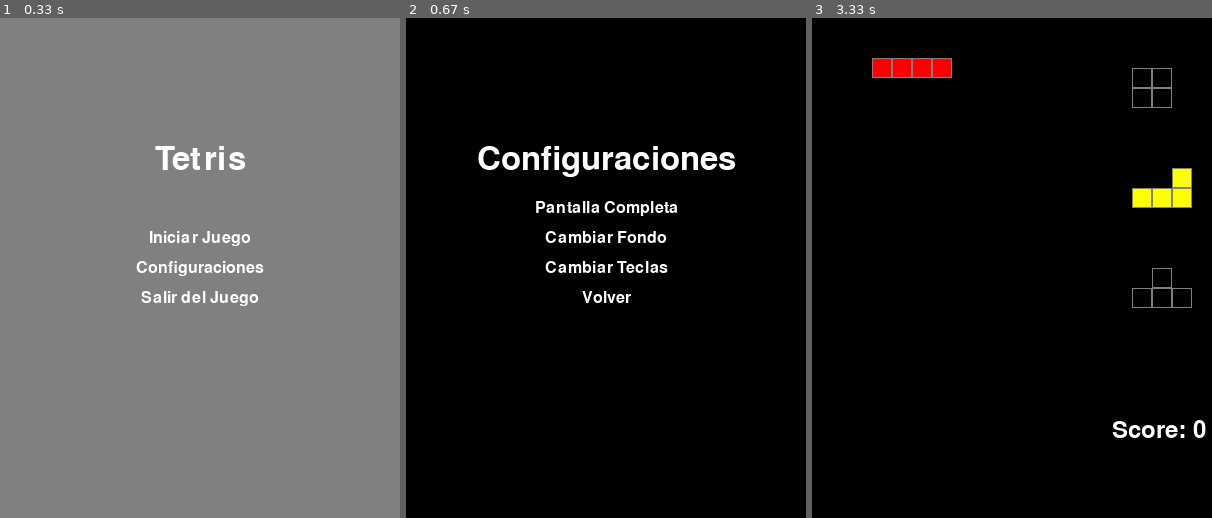
Above: before the commit, frames 1-3 (left to right).
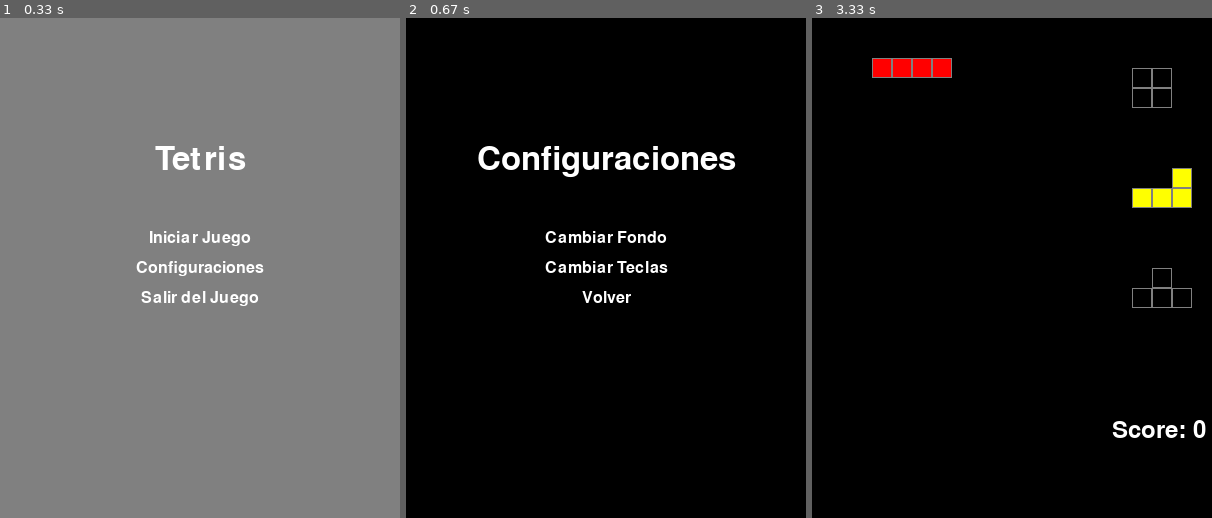
Above: after the commit, the same moments.

Repository: MugiwaraLombo/PA.TPF.Com1.Pygame
Game: pygame game, started from main.py
The game is run twice, just before and just after one commit, with the same random seed, the same clock (stepped at 60 frames per second) and the same inputs.
Inputs (mouse positions are in pixels of both pictures, inside the frame that each line leads up to):
- Up to frame 1 (0.33 s): no input
- Up to frame 2 (0.67 s): click "Configuraciones" at 0.38 s
- Up to frame 3 (3.33 s): click "Cambiar Fondo" at 0.72 s; click (1012, 303) at 1.55 s; click "Iniciar Juego" at 1.88 s; click "Iniciar Juego" at 3.22 s

Frame 1 is identical in both runs. In frame 2, 0.5% of the frame differs, in the area x 32-68%, y 36-40%; in frame 3, nothing differs.

Commit message:
add changes and fix bugs

Diff:
--- a/main.py
+++ b/main.py
@@ -1,8 +1,6 @@
-import pygame
 from tetris import Tetris
 
 if __name__ == "__main__":
-    pygame.init()
     tetris = Tetris()
     tetris.show_start_screen()
     tetris.run()
--- a/tetris.py
+++ b/tetris.py
@@ -26,7 +26,6 @@
         ]
 
         self.config_buttons = [
-            Button("Pantalla Completa", pygame.font.Font(None, 24), WHITE, (SCREEN_WIDTH // 2, SCREEN_HEIGHT // 2 - 60)),
             Button("Cambiar Fondo", pygame.font.Font(None, 24), WHITE, (SCREEN_WIDTH // 2, SCREEN_HEIGHT // 2 - 30)),
             Button("Cambiar Teclas", pygame.font.Font(None, 24), WHITE, (SCREEN_WIDTH // 2, SCREEN_HEIGHT // 2)),
             Button("Volver", pygame.font.Font(None, 24), WHITE, (SCREEN_WIDTH // 2, SCREEN_HEIGHT // 2 + 30))
@@ -82,16 +81,7 @@
         self.game_over = False
 
     def create_piece(self):
-        shapes = [
-            [[1, 1, 1, 1]],#I
-            [[1, 1], [1, 1]],#O
-            [[0, 1, 1], [1, 1, 0]],#S
-            [[1, 1, 0], [0, 1, 1]],#Z
-            [[1, 0, 0], [1, 1, 1]],#L
-            [[0, 0, 1], [1, 1, 1]],#J
-            [[0, 1, 0], [1, 1, 1]]#T
-        ]
-        shape = random.choice(shapes)
+        shape = random.choice(SHAPES)
         color = random.choice([WHITE, BLACK, (255, 0, 0), (0, 255, 0), (0, 0, 255), (255, 255, 0), (0, 255, 255)])
         piece = Piece(shape, color)
         piece.x = BOARD_WIDTH // 2 - len(shape[0]) // 2
@@ -147,6 +137,8 @@
                         quit()
 
             self.screen.fill(GRAY)
+            if self.bg_image:
+                self.screen.blit(self.bg_image, (0, 0))
             title_font = pygame.font.Font(None, 48)
             title_text = title_font.render("Tetris", True, WHITE)
             self.screen.blit(title_text, (SCREEN_WIDTH // 2 - title_text.get_width() // 2, SCREEN_HEIGHT // 4))
@@ -167,16 +159,15 @@
                 elif event.type == pygame.MOUSEBUTTONDOWN:
                     mouse_pos = event.pos
                     if self.config_buttons[0].is_clicked(mouse_pos):
-                        self.settings["fullscreen"] = not self.settings["fullscreen"]
-                        self.apply_settings()
+                        self.change_background()
                     elif self.config_buttons[1].is_clicked(mouse_pos):
-                        self.change_background()
+                        self.change_keys()
                     elif self.config_buttons[2].is_clicked(mouse_pos):
-                        self.change_keys()
-                    elif self.config_buttons[3].is_clicked(mouse_pos):
                         running = False
 
             self.screen.fill(BLACK)
+            if self.bg_image:
+                self.screen.blit(self.bg_image, (0, 0))
             title_font = pygame.font.Font(None, 48)
             title_text = title_font.render("Configuraciones", True, WHITE)
             self.screen.blit(title_text, (SCREEN_WIDTH // 2 - title_text.get_width() // 2, SCREEN_HEIGHT // 4))
@@ -185,14 +176,6 @@
                 button.draw(self.screen)
 
             pygame.display.flip()
-
-    def apply_settings(self):
-        self.save_settings()
-        if self.settings["fullscreen"]:
-            self.screen = pygame.display.set_mode((SCREEN_WIDTH, SCREEN_HEIGHT), pygame.FULLSCREEN)
-        else:
-            self.screen = pygame.display.set_mode((SCREEN_WIDTH, SCREEN_HEIGHT))
-        self.load_background()
 
     def change_background(self):
         # Implementar lógica para cambiar el fondo del juego
@@ -306,6 +289,8 @@
                         quit()
 
             self.screen.fill(BLACK)
+            if self.bg_image:
+                self.screen.blit(self.bg_image, (0, 0))
             title_font = pygame.font.Font(None, 48)
             title_text = title_font.render("Tetris Pausado", True, WHITE)
             self.screen.blit(title_text, (SCREEN_WIDTH // 2 - title_text.get_width() // 2, SCREEN_HEIGHT // 4))
@@ -317,6 +302,8 @@
 
     def show_game_over_screen(self):
         self.screen.fill(BLACK)
+        if self.bg_image:
+            self.screen.blit(self.bg_image, (0, 0))
         font = pygame.font.Font(None, 36)
         game_over_text = font.render(f"Game Over. Score: {self.score}", True, WHITE)
         self.screen.blit(game_over_text, (SCREEN_WIDTH // 2 - game_over_text.get_width() // 2, SCREEN_HEIGHT // 2))
@@ -324,6 +311,6 @@
         self.save_scores()
 
         pygame.display.flip()
-        pygame.time.wait(3000)
+        pygame.time.wait(5000)
 
         self.show_start_screen()
--- a/utils.py
+++ b/utils.py
@@ -20,3 +20,14 @@
 
 # Tamaño del bloque
 BLOCK_SIZE = min(SCREEN_WIDTH // BOARD_WIDTH, SCREEN_HEIGHT // BOARD_HEIGHT)
+
+#Piezas del juego
+SHAPES = [
+            [[1, 1, 1, 1]],#I
+            [[1, 1], [1, 1]],#O
+            [[0, 1, 1], [1, 1, 0]],#S
+            [[1, 1, 0], [0, 1, 1]],#Z
+            [[1, 0, 0], [1, 1, 1]],#L
+            [[0, 0, 1], [1, 1, 1]],#J
+            [[0, 1, 0], [1, 1, 1]]#T
+        ]
Not shown, changed: README.md
